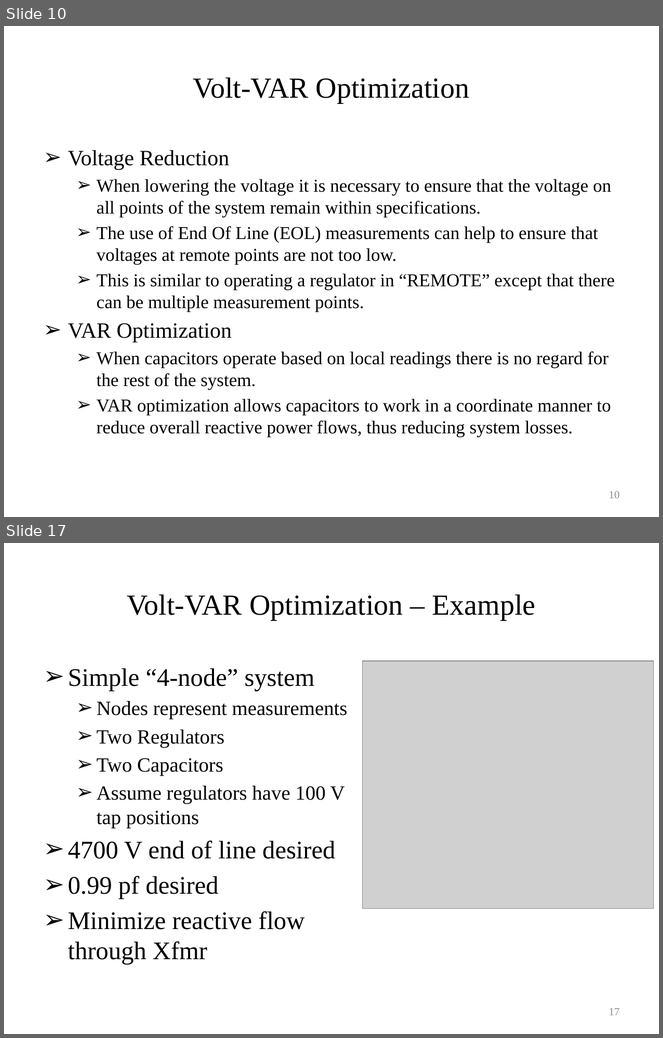
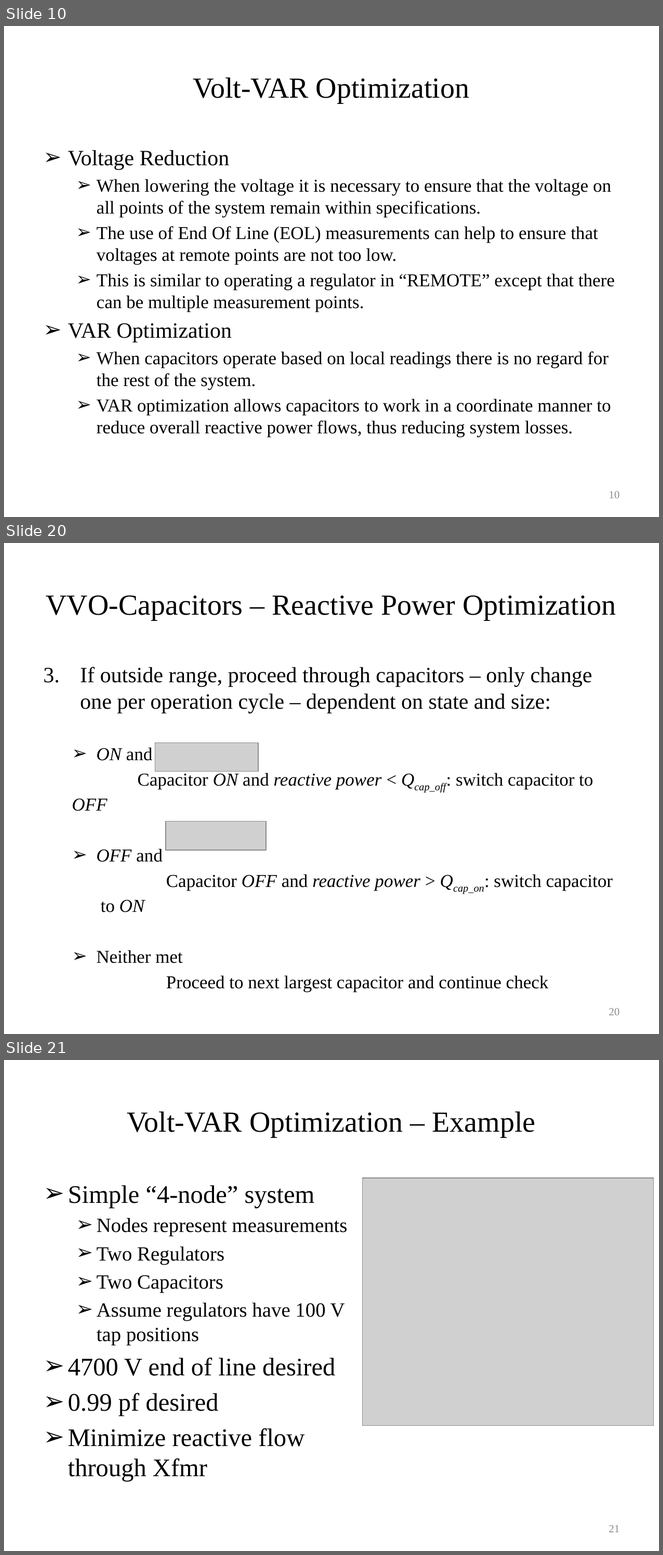
Before and after one commit to gridlab-d/course, a slide deck: University of Washington Class/Module 6 - Volt-VAR Optimization.pptx. Shown one above the other, each under a label of ours: slides 10 and 17 before the commit, slides 10, 20 and 21 after it; the slides between them are not shown. The pictures are 663x1038 and 663x1555 pixels, drawn with LibreOffice and Linux fonts; fonts in the diff are those of the drawing; grey boxes stand for pictures. Boxes give left, top, right and bottom in pixels: in the first picture for what was removed or moved away, otherwise in the second. Text is boxed around its words. In the diff, an @@ line names an element or a change of style, - is before the commit and + after.

```diff
--- a/University of Washington Class/Module 6 - Volt-VAR Optimization.pptx
+++ b/University of Washington Class/Module 6 - Volt-VAR Optimization.pptx
@@ slide 20 added at (4,543,659,1034), background #FFFFFF @@
@@ title added at (46,596,616,620), 32 pt, text #000000 @@
+VVO-Capacitors – Reactive Power Optimization
@@ text added at (72,667,613,992), 20 pt, text #000000 @@
+3. If outside range, proceed through capacitors – only change one per operation cycle – dependent on state and size:
+  ➢ ON and
+  Capacitor ON and reactive power < Qcap_off: switch capacitor to OFF
+  ➢ OFF and
+    Capacitor OFF and reactive power > Qcap_on: switch capacitor to ON
+  ➢ Neither met
+    Proceed to next largest capacitor and continue check
@@ picture added at (155,743,258,772) @@
@@ picture added at (166,822,266,850) @@
@@ page number added at (609,1008,620,1016), 12 pt, text #8C8C8C @@
+20
@@ what was slide 17 is now slide 21 @@
@@ page number at (609,1525,620,1533): text changed @@
-17
+21
```
Also in this commit, not shown: 7 slides changed, 3 other slides added.
